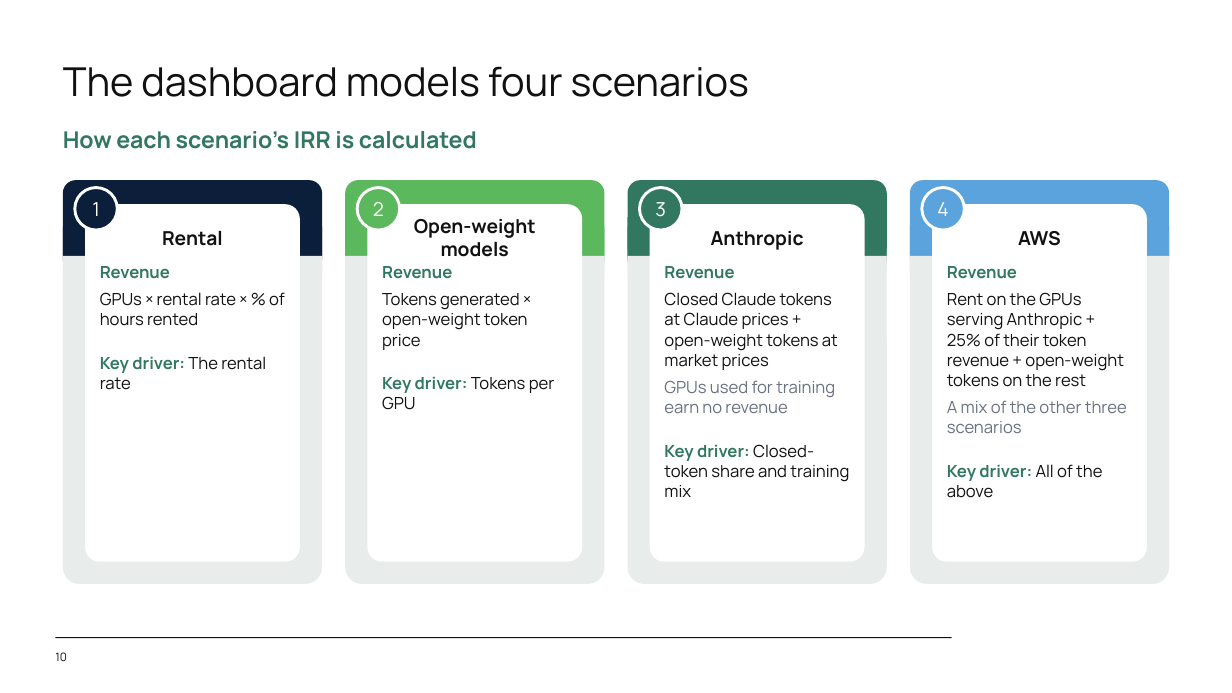
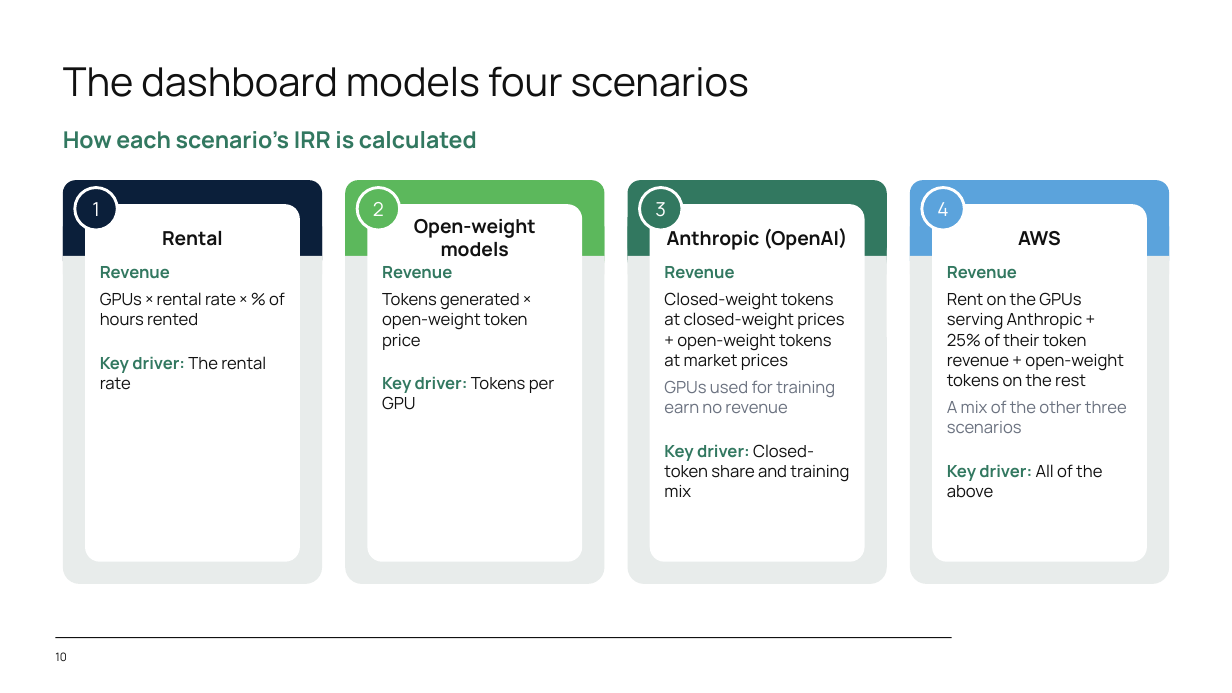
Before and after one commit to SystemCapital/AI-Dashboard, a slide deck: slide 10 of presentation/AI_Unit_Economics.pptx. Drawn at 1232x693 pixels with LibreOffice and Linux fonts; fonts in the diff are those of the drawing; background and template pictures are left out. Boxes give left, top, right and bottom in pixels: in the first picture for what was removed or moved away, otherwise in the second. Text is boxed around its words. In the diff, an @@ line names an element or a change of style, - is before the commit and + after.

```diff
--- a/presentation/AI_Unit_Economics.pptx
+++ b/presentation/AI_Unit_Economics.pptx
@@ text at <box>667,228,847,250</box>: text changed @@
-Anthropic
+Anthropic (OpenAI)
@@ text at <box>664,292,844,370</box>: text changed @@
-Closed Claude tokens at Claude prices + open-weight tokens at market prices
+Closed-weight tokens at closed-weight prices + open-weight tokens at market prices
```
Also in this commit, not shown: 2 other slides changed, 1 other file.
